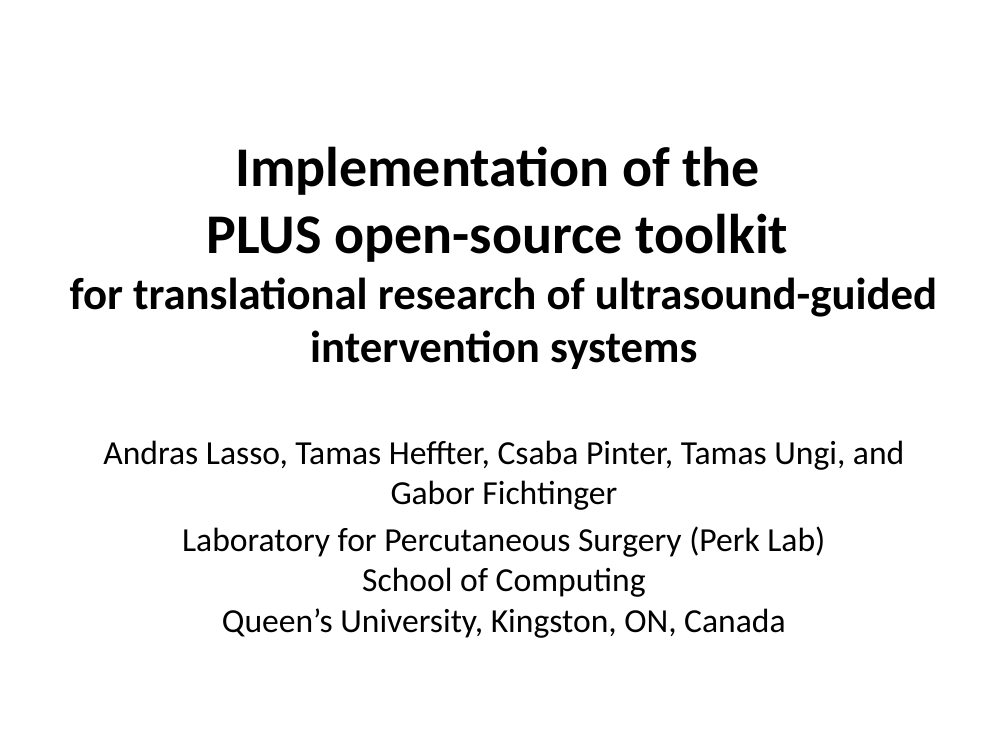
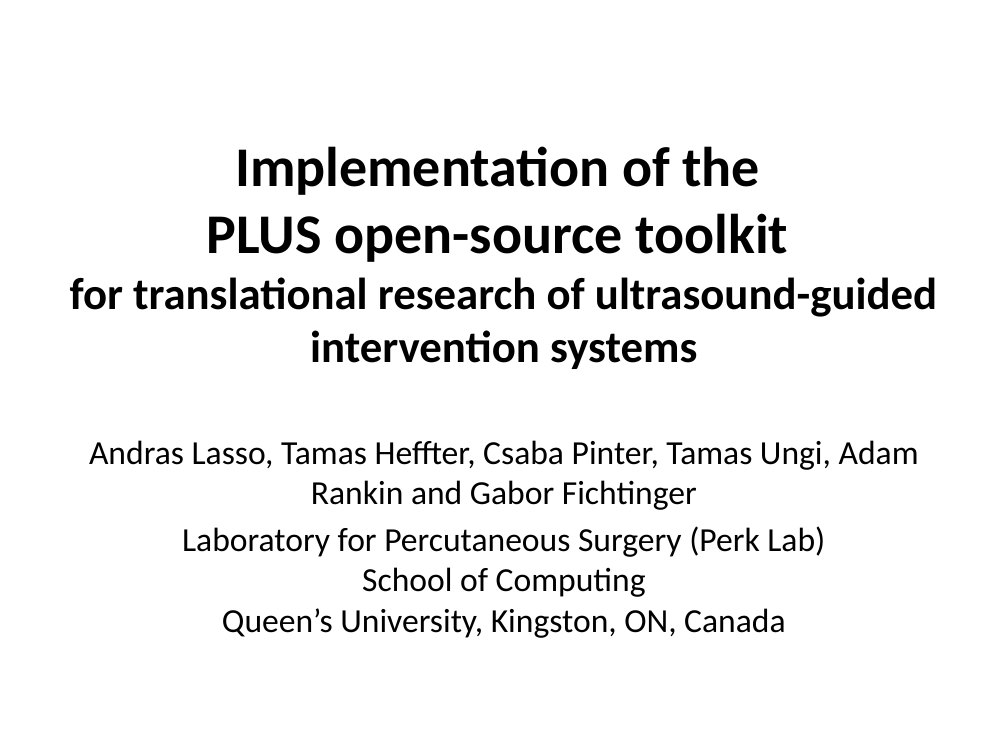
Before and after one commit to thewtex/Plus, a slide deck: slide 1 of doc/overview/PlusOverview.pptx. Drawn at 1008x756 pixels with LibreOffice and Linux fonts; fonts in the diff are those of the drawing; background and template pictures are left out. Boxes give left, top, right and bottom in pixels: in the first picture for what was removed or moved away, otherwise in the second. Text is boxed around its words. In the diff, an @@ line names an element or a change of style, - is before the commit and + after.

```diff
--- a/doc/overview/PlusOverview.pptx
+++ b/doc/overview/PlusOverview.pptx
@@ subtitle at (x1=89, y1=440, x2=919, y2=510): text changed @@
-Andras Lasso, Tamas Heffter, Csaba Pinter, Tamas Ungi, and Gabor Fichtinger
+Andras Lasso, Tamas Heffter, Csaba Pinter, Tamas Ungi, Adam Rankin and Gabor Fichtinger
```
Also in this commit, not shown: 1 other slide changed.
